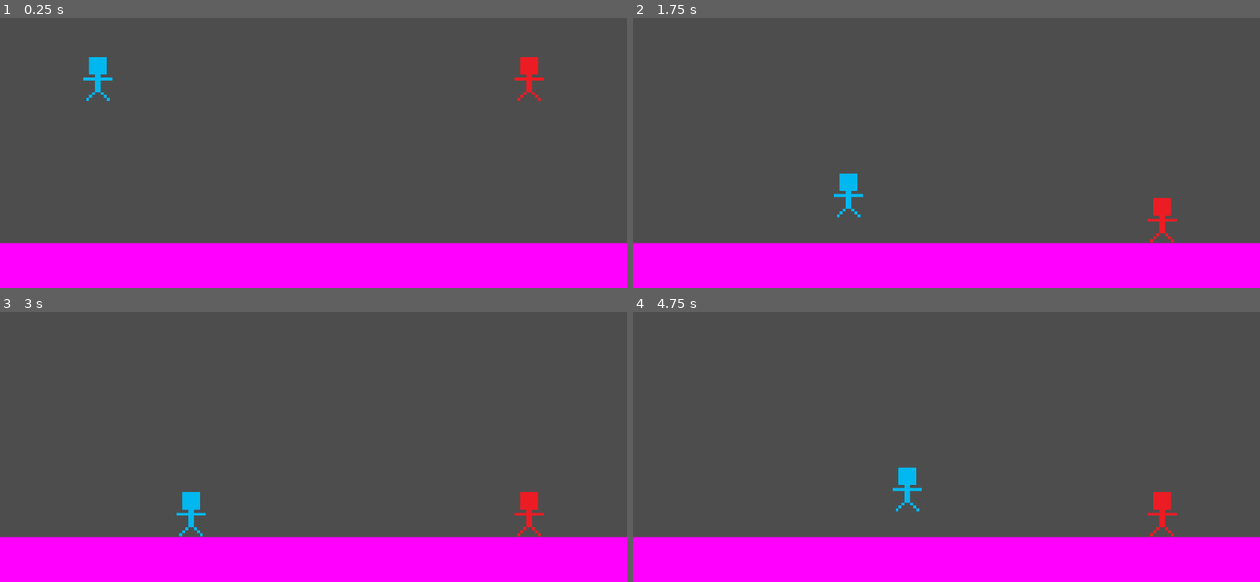
Above: before the commit, frames 1-4 (two rows, left to right).
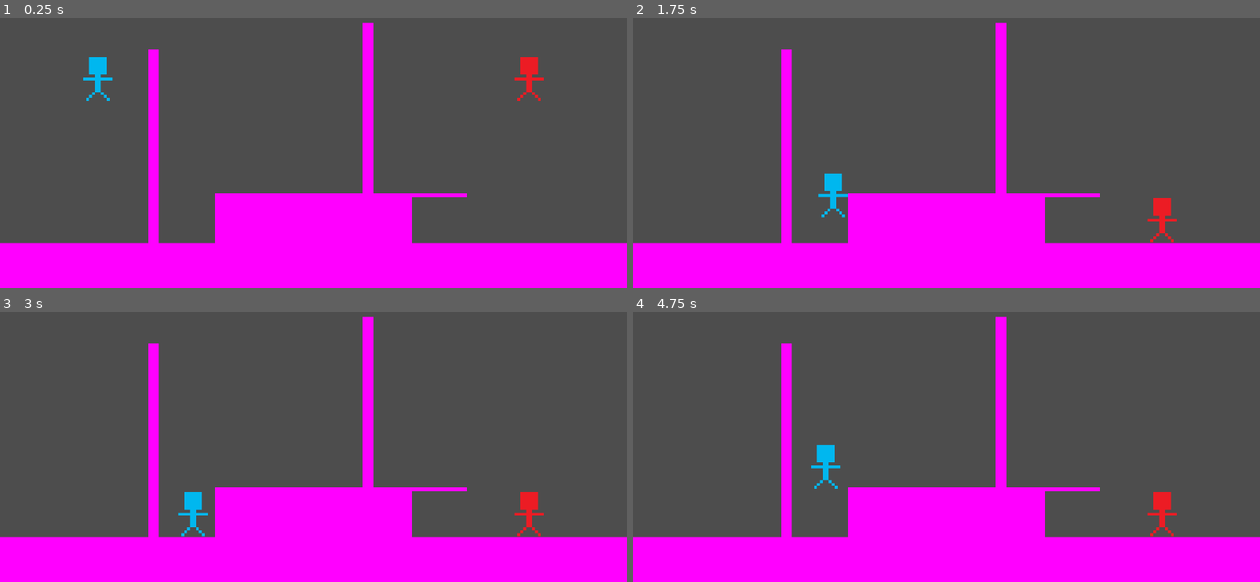
Above: after the commit, the same moments.

Repository: Fezezen/GGJ2024
Game: Godot game, scene res://TestScene.tscn
Same seed, same stepped clock (60 frames per second), same inputs: the game is played once before the commit and once after it.
Inputs:
- Up to frame 1 (0.25 s): no input
- Up to frame 2 (1.75 s): hold D (p1_move_right) from 0.53 s (still down); tap W (p1_jump) at 0.77, 1.52 s
- Up to frame 3 (3 s): release D (p1_move_right) at 2.03 s; hold A (p1_move_left) 2.03-2.78 s; hold D (p1_move_right) from 2.78 s (still down)
- Up to frame 4 (4.75 s): tap W (p1_jump) at 3.02, 3.77, 4.52 s; release D (p1_move_right) at 4.28 s; hold A (p1_move_left) from 4.28 s (still down)

The runs differ from the first frame. In frame 1, 8.3% of the frame differs, in the area x 23-75%, y 1-84%; in frame 2, 8.8%; in frame 3, 8.5%; in frame 4, 8.9%.

Commit message:
Testing one way walls

Diff:
--- a/TestScene.tscn
+++ b/TestScene.tscn
@@ -40,5 +40,68 @@
 scale = Vector2(0.807282, 1)
 shape = SubResource("RectangleShape2D_60fyt")
 
+[node name="Floor2" type="StaticBody2D" parent="."]
+position = Vector2(960, 870)
+rotation = 3.14159
+scale = Vector2(100, 3.988)
+metadata/_edit_group_ = true
+
+[node name="Sprite2D" type="Sprite2D" parent="Floor2"]
+scale = Vector2(6.05092, 40.6034)
+texture = SubResource("PlaceholderTexture2D_uht4n")
+
+[node name="CollisionShape2D" type="CollisionShape2D" parent="Floor2"]
+position = Vector2(-0.00527716, 0.183945)
+scale = Vector2(0.807282, 1)
+shape = SubResource("RectangleShape2D_60fyt")
+
+[node name="OneWayWall" type="StaticBody2D" parent="."]
+position = Vector2(1127, 568)
+rotation = 4.71239
+scale = Vector2(100, 0.788)
+metadata/_edit_group_ = true
+
+[node name="Sprite2D" type="Sprite2D" parent="OneWayWall"]
+scale = Vector2(6.05092, 40.6034)
+texture = SubResource("PlaceholderTexture2D_uht4n")
+
+[node name="CollisionShape2D" type="CollisionShape2D" parent="OneWayWall"]
+position = Vector2(-0.00527716, 0.183945)
+scale = Vector2(0.807282, 1)
+shape = SubResource("RectangleShape2D_60fyt")
+one_way_collision = true
+
+[node name="OneWayWall2" type="StaticBody2D" parent="."]
+position = Vector2(470, 650)
+rotation = 1.5708
+scale = Vector2(100, 0.788)
+metadata/_edit_group_ = true
+
+[node name="Sprite2D" type="Sprite2D" parent="OneWayWall2"]
+scale = Vector2(6.05092, 40.6034)
+texture = SubResource("PlaceholderTexture2D_uht4n")
+
+[node name="CollisionShape2D" type="CollisionShape2D" parent="OneWayWall2"]
+position = Vector2(-0.00527716, 0.183945)
+scale = Vector2(0.807282, 1)
+shape = SubResource("RectangleShape2D_60fyt")
+one_way_collision = true
+
+[node name="OneWayWall3" type="StaticBody2D" parent="."]
+position = Vector2(1344, 795)
+rotation = 6.28318
+scale = Vector2(28.56, 0.3)
+metadata/_edit_group_ = true
+
+[node name="Sprite2D" type="Sprite2D" parent="OneWayWall3"]
+scale = Vector2(6.05092, 40.6034)
+texture = SubResource("PlaceholderTexture2D_uht4n")
+
+[node name="CollisionShape2D" type="CollisionShape2D" parent="OneWayWall3"]
+position = Vector2(-0.00527716, 0.183945)
+scale = Vector2(0.807282, 1)
+shape = SubResource("RectangleShape2D_60fyt")
+one_way_collision = true
+
 [editable path="Player1"]
 [editable path="Player2"]
